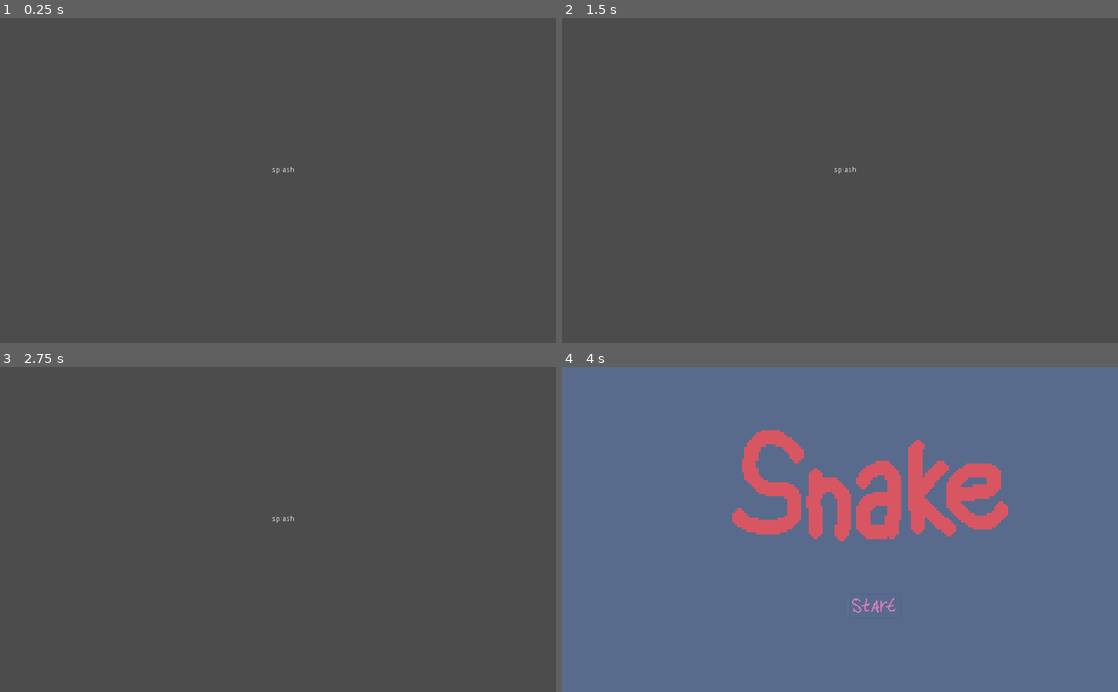
Above: before the commit, frames 1-4 (two rows, left to right).
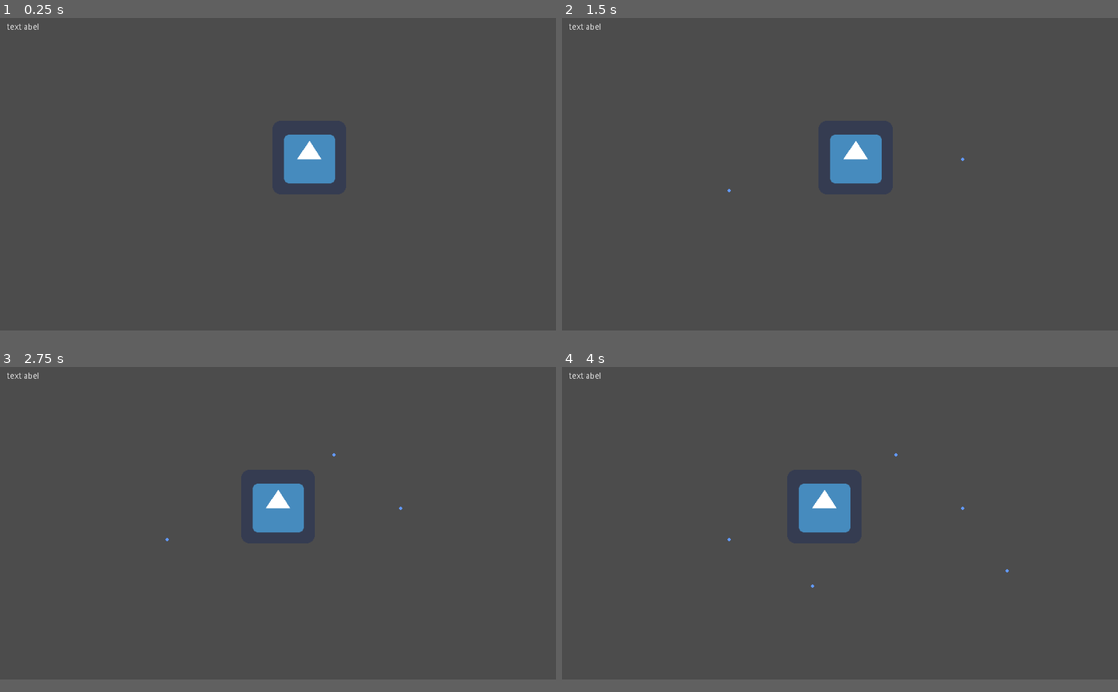
Above: after the commit, the same moments.

Repository: skarnl/godot--gwj31
Game: Godot game, scene res://screens/splash.tscn
Same seed, same stepped clock (60 frames per second), same inputs: the game is played once before the commit and once after it. The engine's default icon, where the game draws it, is replaced by a stand-in: a white triangle on a blue panel in a dark square.
Inputs (mouse positions are in pixels of both pictures, inside the frame that each line leads up to):
- Up to frame 1 (0.25 s): no input
- Up to frame 2 (1.5 s): tap Enter at 0.5 s; move the mouse to (962, 164) at 0.52 s; hold Right (ui_right) 0.53-1.28 s; click (962, 164) at 0.67 s; move the mouse to (728, 196) at 1.27 s; hold Down (ui_down) from 1.28 s (still down); click (728, 196) at 1.42 s
- Up to frame 3 (2.75 s): move the mouse to (333, 458) at 2.02 s; release Down (ui_down) at 2.03 s; hold Right (ui_right) from 2.03 s (still down); click (333, 458) at 2.17 s
- Up to frame 4 (4 s): move the mouse to (812, 594) at 2.77 s; release Right (ui_right) at 2.78 s; hold Up (ui_up) 2.78-3.53 s; click (812, 594) at 2.92 s; move the mouse to (1006, 578) at 3.52 s; hold Left (ui_left) from 3.53 s (still down); click (1006, 578) at 3.67 s
The window is 800x468 before the commit and 800x450 after it. Grey fills any space a smaller window leaves; there, only what the larger window draws over its background counts as a difference.

The runs differ from the first frame. In frame 1, 1.5% of the frame differs, in the area x 1-61%, y 1-52%; in frame 2, 1.5%; in frame 3, 1.5%; in frame 4, 96%, in the area x 0-100%, y 0-97%.

Commit message:
Basic setup with moving target and shooting

Diff:
--- /dev/null
+++ b/entities/missed_shot.tscn
@@ -0,0 +1,8 @@
+[gd_scene load_steps=2 format=2]
+
+[ext_resource path="res://art/missed_shot.png" type="Texture" id=1]
+
+[node name="Node2D" type="Node2D"]
+
+[node name="Sprite" type="Sprite" parent="."]
+texture = ExtResource( 1 )
--- a/entities/player.gd
+++ /dev/null
@@ -1,16 +0,0 @@
-
-extends Sprite
-
-func _ready():
-	pass
-
-func _unhandled_input(event):
-	if event is InputEventKey:
-		if event.is_action_pressed("ui_left"):
-			position.x -= 10
-		elif event.is_action_pressed("ui_right"):
-			position.x += 10
-		elif event.is_action_pressed("ui_down"):
-			position.y += 10
-		elif event.is_action_pressed("ui_up"):
-			position.y -= 10
--- /dev/null
+++ b/entities/target.gd
@@ -0,0 +1,23 @@
+
+extends Sprite
+
+var counter = 0
+var direction = 1
+var movementSpeed = 3
+
+func _ready():
+	pass
+
+func _process(event) -> void:
+	if (counter > 20):
+		direction = -1
+
+	if (counter < -20):
+		direction = 1
+
+	counter += direction
+
+	position.x += direction * movementSpeed
+
+func stopMoving() -> void:
+	set_process(false)
--- a/entities/player.tscn
+++ b/entities/target.tscn
@@ -1,7 +1,8 @@
 [gd_scene load_steps=3 format=2]
 
 [ext_resource path="res://assets/images/icon.png" type="Texture" id=1]
-[ext_resource path="res://entities/player.gd" type="Script" id=2]
+[ext_resource path="res://entities/target.gd" type="Script" id=2]
+
 
 [node name="Player" type="Sprite"]
 position = Vector2( 489, 241 )
--- a/global/game.gd
+++ b/global/game.gd
@@ -37,7 +37,7 @@
 			SceneLoader.goto_scene(Screens.MAIN_MENU)
 
 		GameState.GAME:
-			if _current_state in {GameState.MAIN_MENU: true}:
+			if _current_state in [GameState.SPLASH, GameState.MAIN_MENU]:
 				_current_state = new_state
 				SceneLoader.goto_scene(Screens.GAME)
 
--- a/gui/hud.tscn
+++ b/gui/hud.tscn
@@ -2,8 +2,6 @@
 
 [ext_resource path="res://assets/images/pause-spritesheet.png" type="Texture" id=1]
 [ext_resource path="res://gui/pause.gd" type="Script" id=2]
-
-
 
 [sub_resource type="AtlasTexture" id=1]
 atlas = ExtResource( 1 )
@@ -51,6 +49,7 @@
 position = Vector2( 513, 129 )
 scale = Vector2( 2.78125, 2.78125 )
 frames = SubResource( 6 )
+frame = 3
 speed_scale = 1.3
 playing = true
 
--- a/project.godot
+++ b/project.godot
@@ -26,6 +26,10 @@
 
 [display]
 
+window/size/width=960
+window/size/height=540
+mouse_cursor/custom_image="res://art/crosshair.png"
+mouse_cursor/custom_image_hotspot=Vector2( 59, 62 )
 window/stretch/mode="2d"
 window/stretch/aspect="keep"
 
--- /dev/null
+++ b/screens/game/click_spots.gd
@@ -0,0 +1,9 @@
+extends Node2D
+
+var missedShotPrefab = preload("res://entities/missed_shot.tscn")
+
+func spawnMissedShot(pos:Vector2) -> void :
+	var shot = missedShotPrefab.instance()
+	shot.position = pos
+
+	add_child(shot)
--- a/screens/game/game.gd
+++ b/screens/game/game.gd
@@ -1,9 +1,34 @@
 extends Node2D
 
+var random = RandomNumberGenerator.new()
 
 var screen_size = Vector2.ZERO
+var randomOffset
+
+onready var target = $Target
+
+func _ready():
+	random.randomize()
+
+	screen_size = get_viewport().size
 
 
-func _ready():
-	screen_size = get_viewport().size
-	print("game")
+func _init_random_offset():
+	randomOffset = 0 #random.randi_range(0, 10)
+
+func _input(event) -> void:
+	if event is InputEventMouseButton:
+		if (event.pressed):
+			if (!_check_if_hit(event.position)):
+				$ClickSpots.spawnMissedShot(event.position)
+			else:
+				$Target.stopMoving()
+
+func _check_if_hit(position: Vector2) -> bool:
+	var targetWidth = target.texture.get_width()
+	var targetHeight = target.texture.get_height()
+
+	var hitHorizontal = position.x > target.position.x - targetWidth / 2 && position.x < target.position.x + targetWidth/2
+	var hitVertical = position.y > target.position.y  - targetHeight / 2 && position.y < target.position.y + targetHeight/2
+
+	return hitHorizontal && hitVertical
--- a/screens/game/game.tscn
+++ b/screens/game/game.tscn
@@ -1,14 +1,16 @@
-[gd_scene load_steps=4 format=2]
+[gd_scene load_steps=5 format=2]
 
-[ext_resource path="res://entities/player.tscn" type="PackedScene" id=1]
+[ext_resource path="res://entities/target.tscn" type="PackedScene" id=1]
 [ext_resource path="res://screens/game/game.gd" type="Script" id=2]
 [ext_resource path="res://gui/hud.tscn" type="PackedScene" id=3]
-
-
+[ext_resource path="res://screens/game/click_spots.gd" type="Script" id=4]
 
 [node name="Game" type="Node2D"]
 script = ExtResource( 2 )
 
 [node name="HUD" parent="." instance=ExtResource( 3 )]
 
-[node name="Player" parent="." instance=ExtResource( 1 )]
+[node name="ClickSpots" type="Node2D" parent="."]
+script = ExtResource( 4 )
+
+[node name="Target" parent="." instance=ExtResource( 1 )]
--- a/screens/splash.gd
+++ b/screens/splash.gd
@@ -3,6 +3,6 @@
 
 # Called when the node enters the scene tree for the first time.
 func _ready():
-	yield(get_tree().create_timer(3.0), "timeout")
+#	yield(get_tree().create_timer(0.1), "timeout")
 
-	Game.transition_to(Game.GameState.MAIN_MENU)
+	Game.transition_to(Game.GameState.GAME)
Binary file added: art/crosshair.png
Not shown, added: art/crosshair.png.import
Binary file added: art/missed_shot.png
Not shown, added: art/missed_shot.png.import
